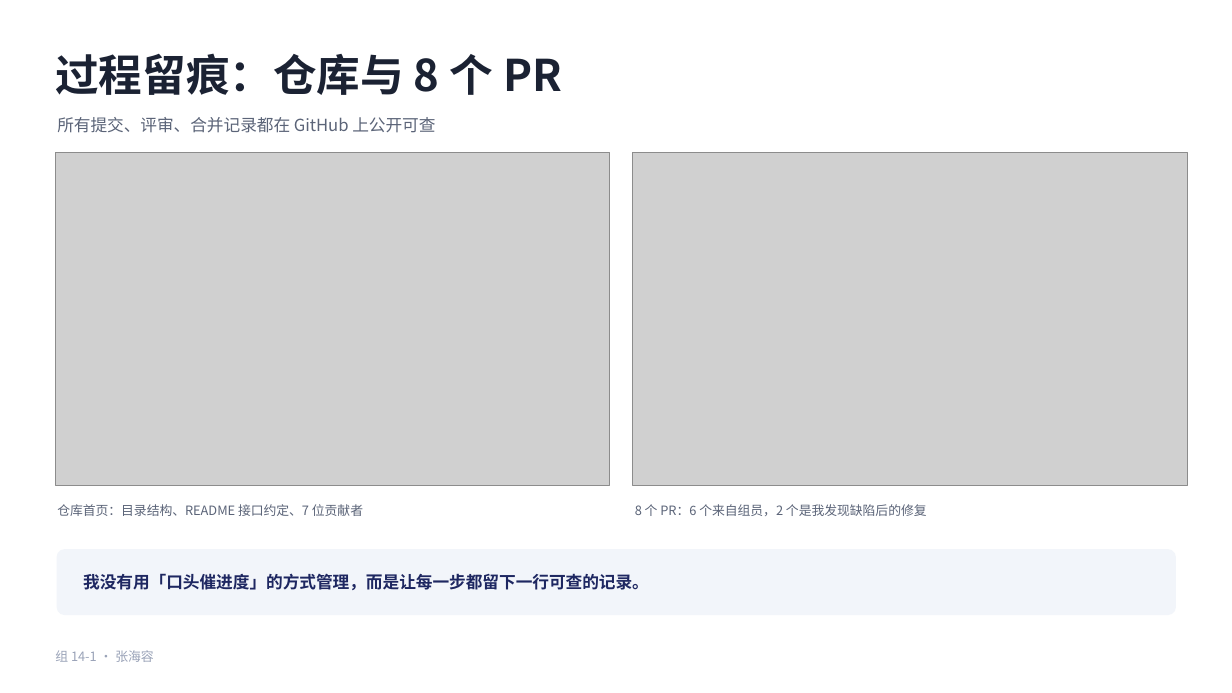
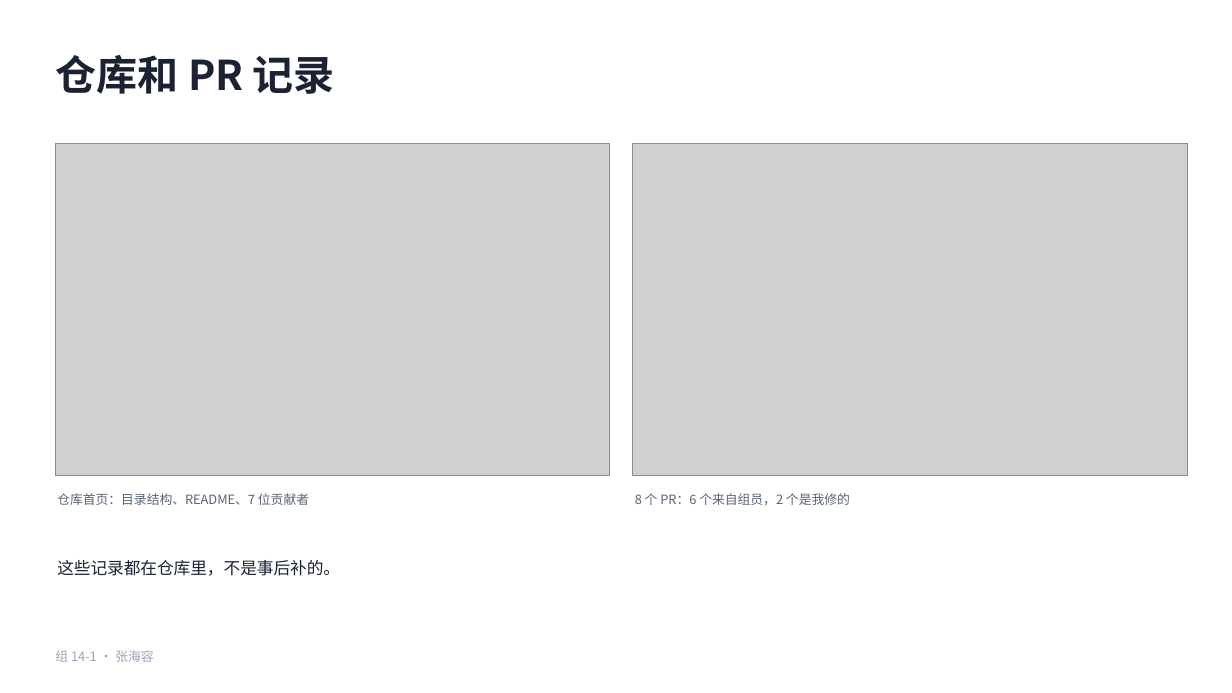
Before and after one commit to HRzhangStat/camera-calibration, a slide deck: slide 6 of 组14-1-组长贡献.pptx. Drawn at 1232x693 pixels with LibreOffice and Linux fonts; fonts in the diff are those of the drawing; grey boxes stand for pictures. Boxes give left, top, right and bottom in pixels: in the first picture for what was removed or moved away, otherwise in the second. Text is boxed around its words. In the diff, an @@ line names an element or a change of style, - is before the commit and + after.

```diff
--- a/组14-1-组长贡献.pptx
+++ b/组14-1-组长贡献.pptx
@@ text at box(55, 55, 335, 94): text changed; size 34 to 32 pt @@
-过程留痕：仓库与 8 个 PR
+仓库和 PR 记录
@@ text removed at box(57, 117, 435, 133) @@
-所有提交、评审、合并记录都在 GitHub 上公开可查
@@ picture: place and size @@
-picture at box(55, 152, 610, 485)
+picture at box(55, 143, 610, 476)
@@ picture: place and size @@
-picture at box(633, 152, 1188, 485)
+picture at box(633, 143, 1188, 476)
@@ text at box(57, 493, 309, 505): text changed @@
-仓库首页：目录结构、README 接口约定、7 位贡献者
+仓库首页：目录结构、README、7 位贡献者
@@ text at box(635, 493, 850, 505): text changed @@
-8 个 PR：6 个来自组员，2 个是我发现缺陷后的修复
+8 个 PR：6 个来自组员，2 个是我修的
@@ rounded rectangle removed at box(57, 550, 1176, 615) @@
@@ text added at box(57, 560, 340, 576), 13 pt, text #1B2233 @@
+这些记录都在仓库里，不是事后补的。
@@ text removed at box(83, 573, 649, 590) @@
-我没有用「口头催进度」的方式管理，而是让每一步都留下一行可查的记录。
```
Also in this commit, not shown: 5 other slides changed, 4 slides added, 4 slides removed.
